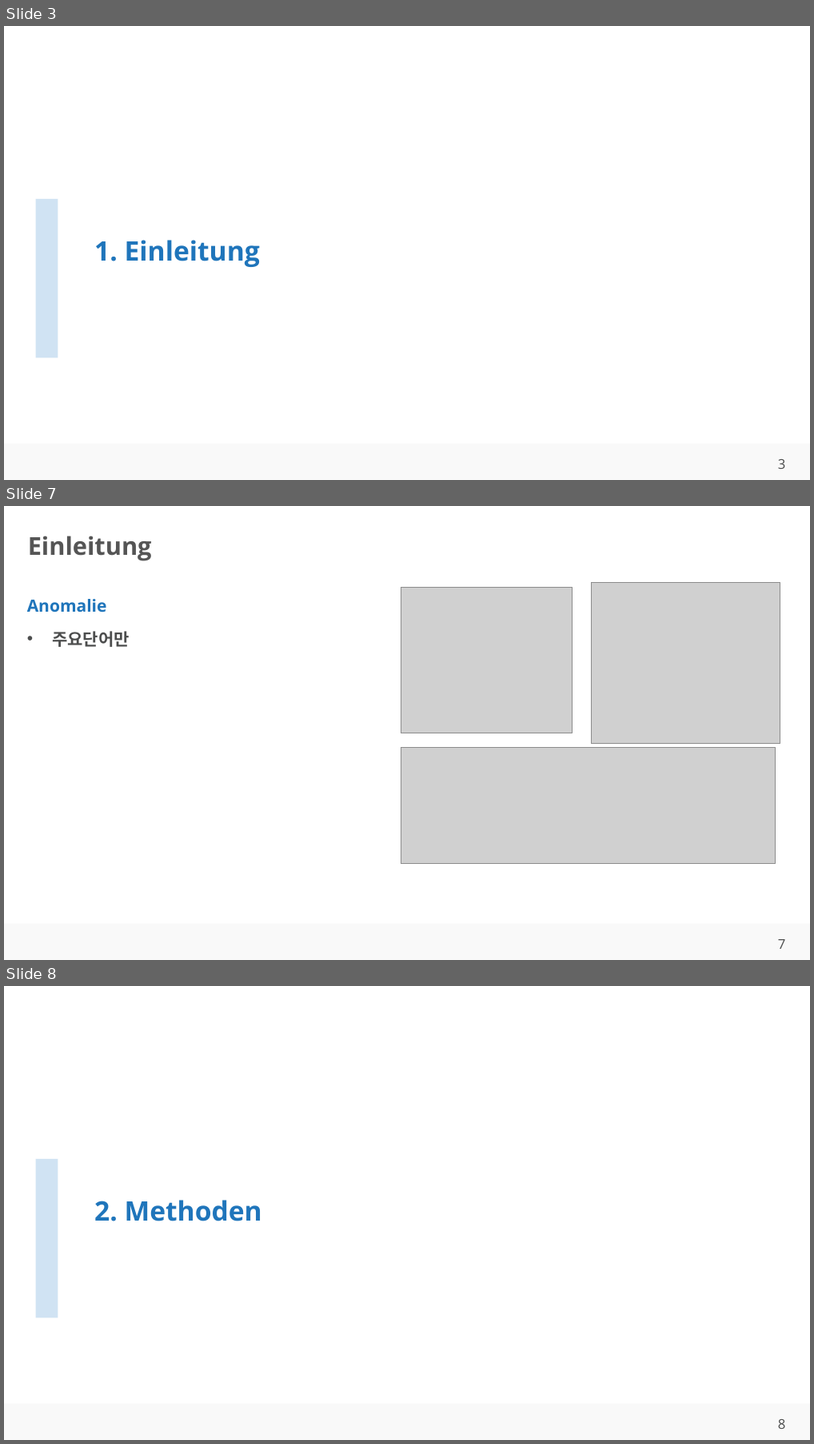
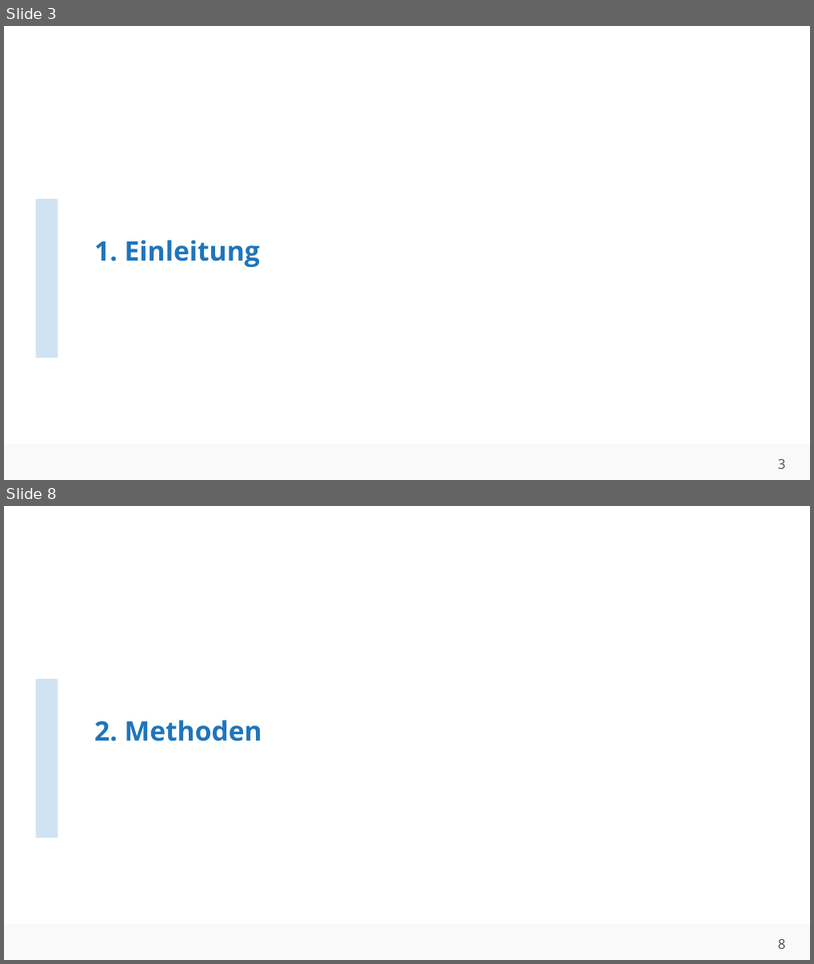
Before and after one commit to ahndavin/Abschlussarbeit_Bachelor, a slide deck: Kolloquium/Kolloquium.pptx. Shown one above the other, each under a label of ours: slides 3, 7 and 8 before the commit, slides 3 and 8 after it; the slides between them are not shown. The pictures are 814x1444 and 814x964 pixels, drawn with LibreOffice and Linux fonts; fonts in the diff are those of the drawing; grey boxes stand for pictures; background and template pictures are left out. Boxes give left, top, right and bottom in pixels: in the first picture for what was removed or moved away, otherwise in the second. Text is boxed around its words. In the diff, an @@ line names an element or a change of style, - is before the commit and + after.

```diff
--- a/Kolloquium/Kolloquium.pptx
+++ b/Kolloquium/Kolloquium.pptx
@@ slide 7 removed at [4, 506, 810, 960], background #FFFFFF; not listed: 2 template elements that a slide beside it also shows @@
@@ title removed at [28, 536, 152, 561] @@
-Einleitung
@@ text removed at [27, 599, 130, 647] @@
-Anomalie
-• 주요단어만
@@ picture removed at [401, 588, 572, 733] @@
@@ picture removed at [591, 583, 781, 744] @@
@@ picture removed at [401, 747, 776, 864] @@
```
Also in this commit, not shown: 3 slides changed, 2 slides added, 1 other slide removed.
